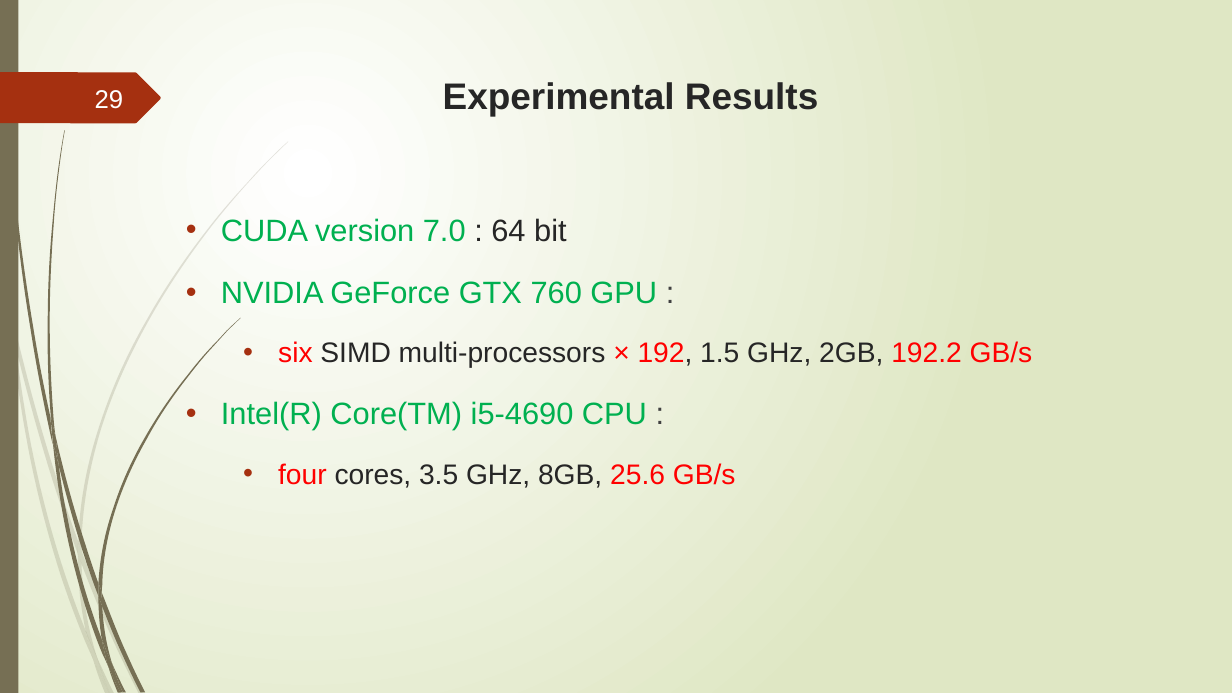
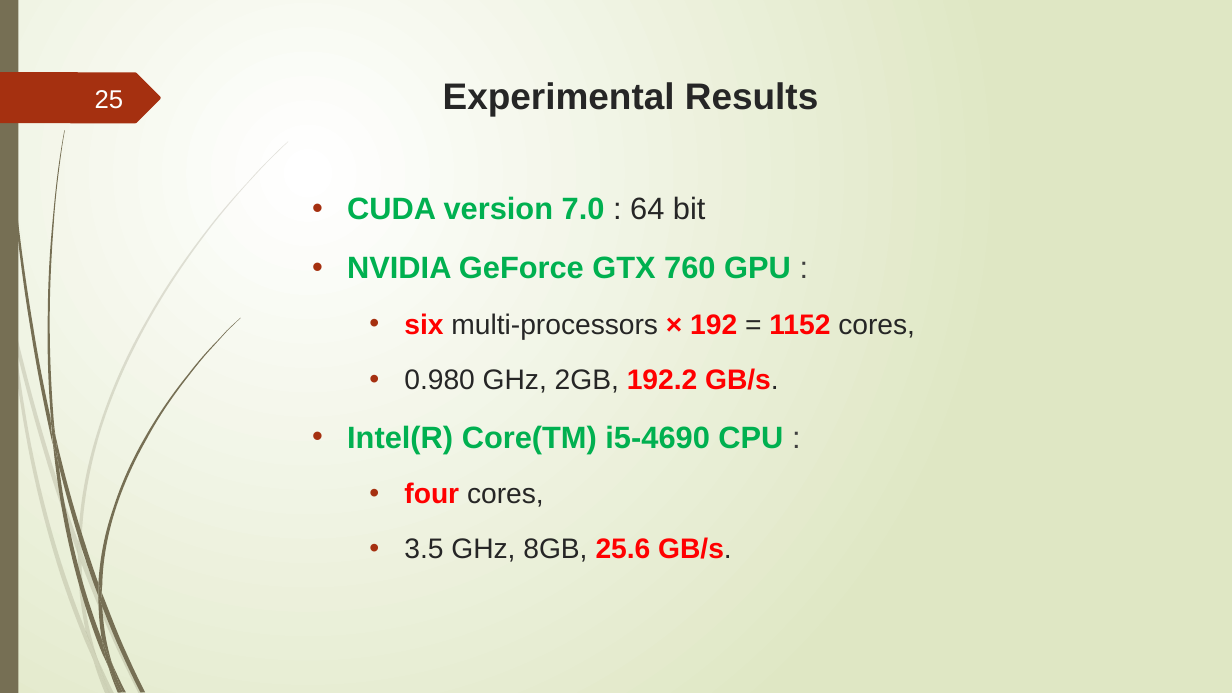
Before and after one commit to trungvdhp/master-ntou, a slide deck: slide 25 of ImageProcessing/Speeding up GFKM.pptx (slide 29 before the commit). Drawn at 1232x693 pixels with LibreOffice and Linux fonts; fonts in the diff are those of the drawing. Boxes give left, top, right and bottom in pixels: in the first picture for what was removed or moved away, otherwise in the second. Text is boxed around its words. In the diff, an @@ line names an element or a change of style, - is before the commit and + after.

```diff
--- a/ImageProcessing/Speeding up GFKM.pptx
+++ b/ImageProcessing/Speeding up GFKM.pptx
@@ page number at (95,90,124,109): text changed @@
-29
+25
@@ text "CUDA version 7.0 : 64 ...": place and size @@
-text "CUDA version 7.0 : 64 ..." at (221,218,1033,488)
+text "CUDA version 7.0 : 64 ..." at (347,196,915,562)
@@ text at (347,196,791,453): bold on in "CUDA version 7.0", "NVIDIA GeForce GTX 760 GPU", "Intel(R) Core(TM) i5-4690 CPU"; line spacing 1.35 to 1.25 @@
@@ text at (404,313,915,393): text changed @@
-    • six SIMD multi-processors × 192, 1.5 GHz, 2GB, 192.2 GB/s
+    • six multi-processors × 192 = 1152 cores,
+    • 0.980 GHz, 2GB, 192.2 GB/s.
@@ text at (404,482,732,562): text changed @@
-    • four cores, 3.5 GHz, 8GB, 25.6 GB/s
+    • four cores,
+    • 3.5 GHz, 8GB, 25.6 GB/s.
```
Also in this commit, not shown: 27 other slides changed, 1 slide added, 5 slides removed, 3 other files.
